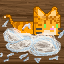
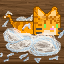
Comparing the layer stacks of the two 64×64 images. Changes:
painted on "Background" over [5, 11, 33, 21]
